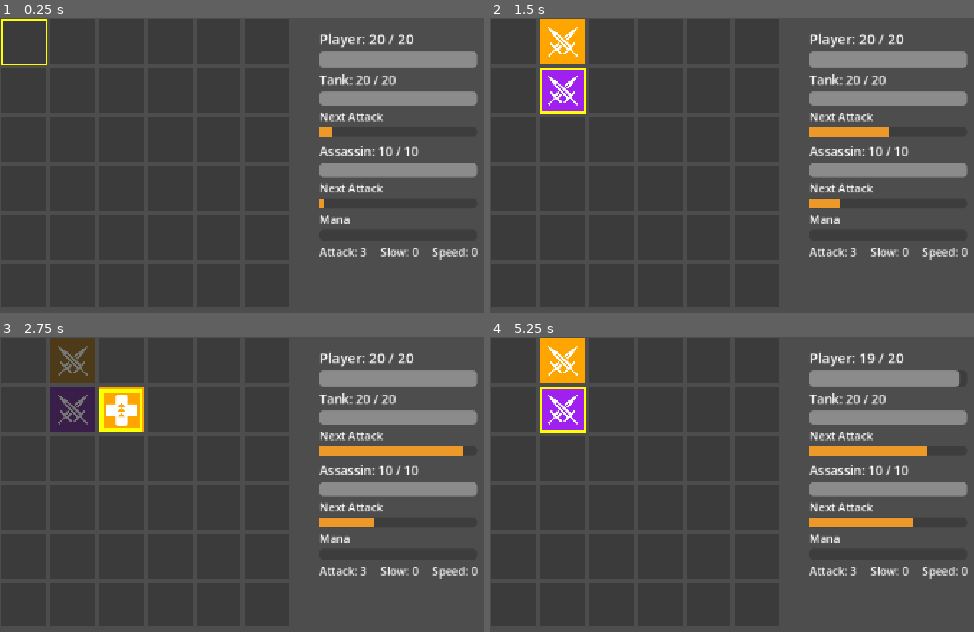
Above: before the commit, frames 1-4 (two rows, left to right).
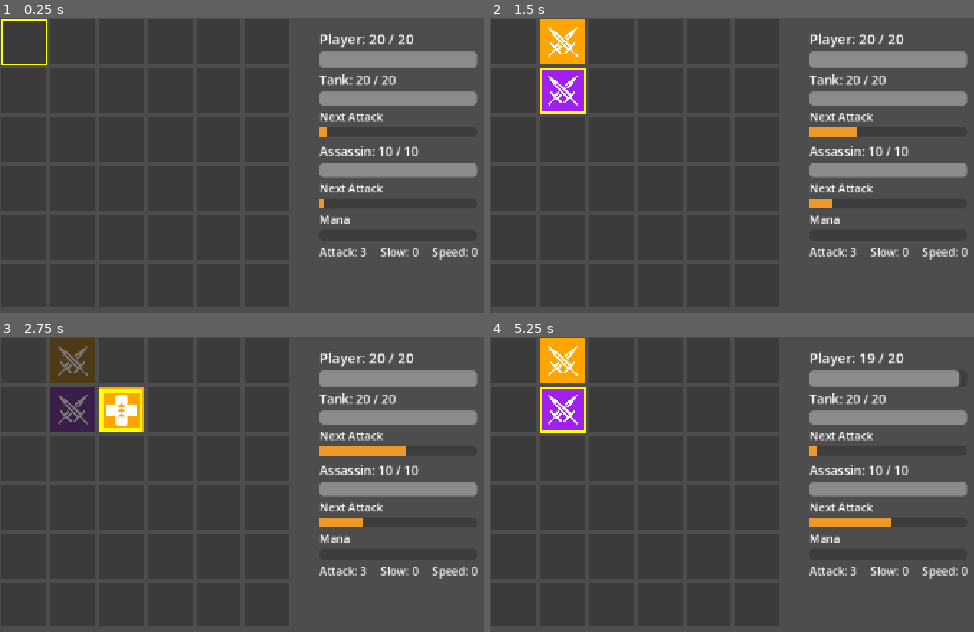
Above: after the commit, the same moments.

Repository: yaakovb/Memory-Game
Game: Godot game, scene res://scenes/main/main.tscn
The game is run twice, just before and just after one commit, with the same random seed, the same clock (stepped at 60 frames per second) and the same inputs.
Inputs:
- Up to frame 1 (0.25 s): no input
- Up to frame 2 (1.5 s): tap Enter at 0.5 s; hold D (move_right) 0.53-1.28 s; hold Space (reveal) 0.53-1.28 s; tap R (restart) at 1.25 s; hold S (move_down) from 1.28 s (still down); tap Space (reveal) at 1.35 s
- Up to frame 3 (2.75 s): release S (move_down) at 2.03 s; hold D (move_right) from 2.03 s (still down); hold Space (reveal) from 2.03 s (still down)
- Up to frame 4 (5.25 s): release D (move_right) at 2.78 s; release Space (reveal) at 2.78 s; hold W (move_up) 2.78-3.53 s; tap Space (reveal) at 2.85, 4.35 s; hold Space (reveal) 3.53-4.28 s; hold A (move_left) 3.53-5.03 s; hold S (move_down) from 5.03 s (still down); hold Space (reveal) from 5.03 s (still down)

The runs differ from the first frame. In frame 1, less than 0.1% of the frame differs, in the area x 67-69%, y 36-41%; in frame 2, 0.3%; in frame 3, 0.5%; in frame 4, 0.9%, in the area x 67-91%, y 36-65%.

Commit message:
Slow the opening roster so the board has time to matter.
Tank swings every 5s instead of 3s, and the assassin hits for 2 every 10s instead of 4 every 8s.

Co-authored-by: Cursor <cursoragent@cursor.com>

Diff:
--- a/memory-game/scripts/combat/combat.gd
+++ b/memory-game/scripts/combat/combat.gd
@@ -21,10 +21,10 @@
 ## Placeholder roster — tune in Step 10 / GDD Values.
 const TANK_MAX_HP := 20
 const TANK_DAMAGE := 1
-const TANK_INTERVAL := 3.0
+const TANK_INTERVAL := 5.0
 const ASSASSIN_MAX_HP := 10
-const ASSASSIN_DAMAGE := 4
-const ASSASSIN_INTERVAL := 8.0
+const ASSASSIN_DAMAGE := 2
+const ASSASSIN_INTERVAL := 10.0
 
 var player_hp: int
 ## Public — EffectResolver / HUD read this for display and upgrades.
Not shown, changed: GAME_DESIGN.md
